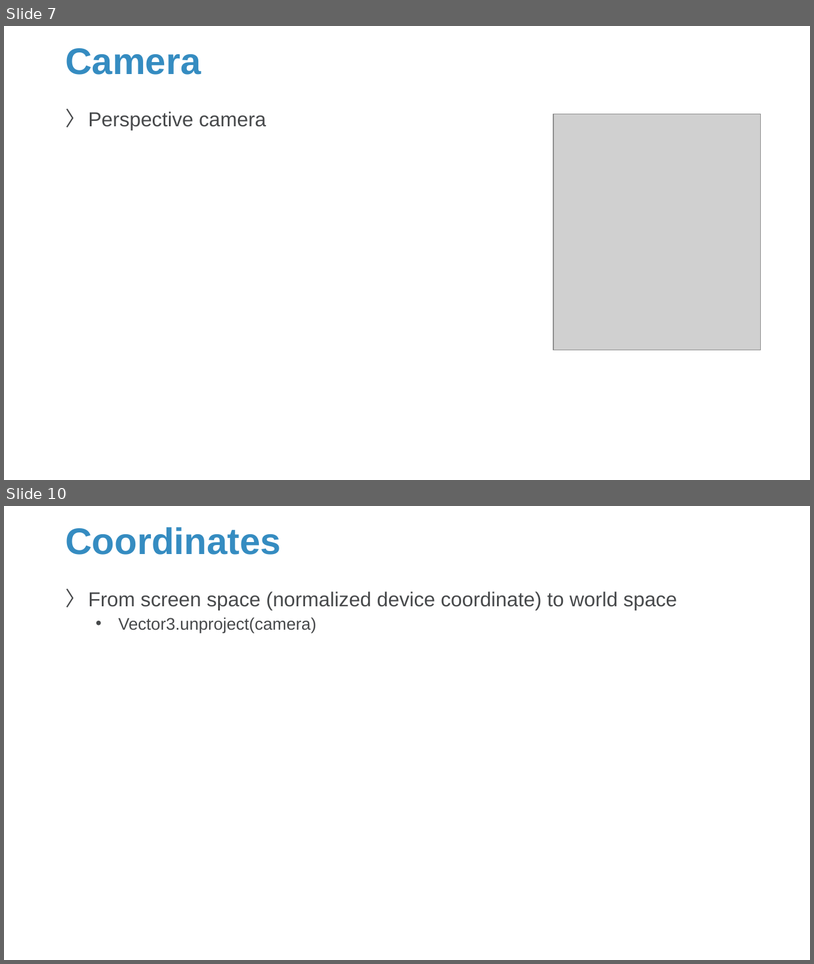
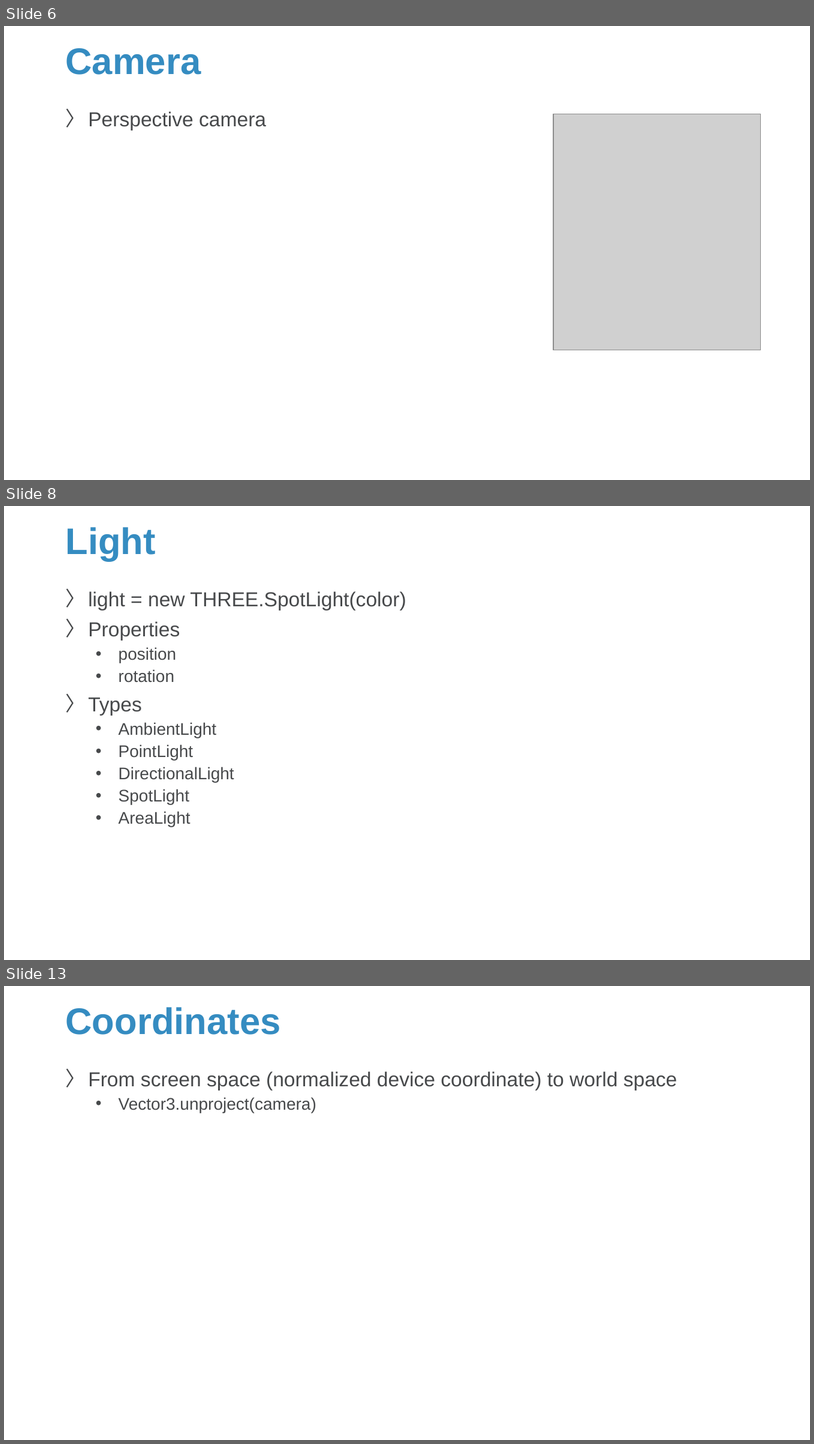
Before and after one commit to Sparks-Lu/TechNotes, a slide deck: Web/ThreeJS-Notes.pptx. Shown one above the other, each under a label of ours: slides 7 and 10 before the commit, slides 6, 8 and 13 after it; the slides between them are not shown. The pictures are 814x964 and 814x1444 pixels, drawn with LibreOffice and Linux fonts; fonts in the diff are those of the drawing; grey boxes stand for pictures; background and template pictures are left out. Boxes give left, top, right and bottom in pixels: in the first picture for what was removed or moved away, otherwise in the second. Text is boxed around its words. In the diff, an @@ line names an element or a change of style, - is before the commit and + after.

```diff
--- a/Web/ThreeJS-Notes.pptx
+++ b/Web/ThreeJS-Notes.pptx
@@ slide 8 added at [4,506,810,960], background picture (left out) @@
@@ title added at [65,527,155,561], 44 pt, text #358CC1, bold @@
+Light
@@ text added at [88,591,406,827], 20 pt, text #47494B @@
+〉 light = new THREE.SpotLight(color)
+〉 Properties
+  • position
+  • rotation
+〉 Types
+  • AmbientLight
+  • PointLight
+  • DirectionalLight
+  • SpotLight
+  • AreaLight
@@ what was slide 7 is now slide 6 @@
@@ what was slide 10 is now slide 13 @@
```
Also in this commit, not shown: 4 slides changed, 3 other slides added, 10 other files.
